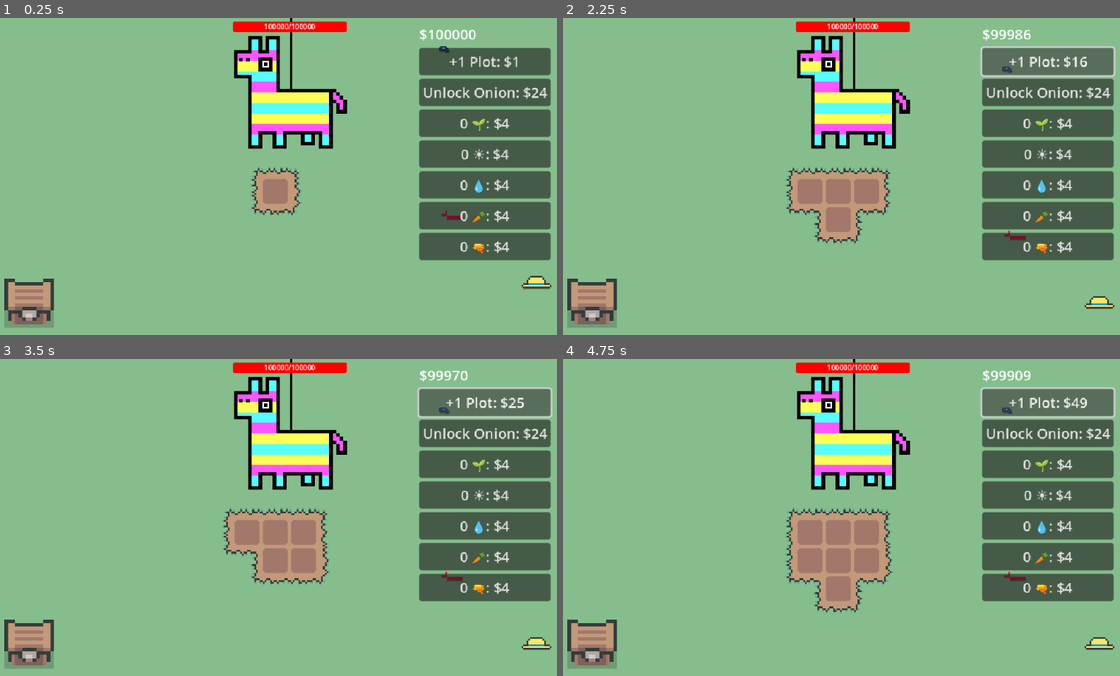
Above: before the commit, frames 1-4 (two rows, left to right).
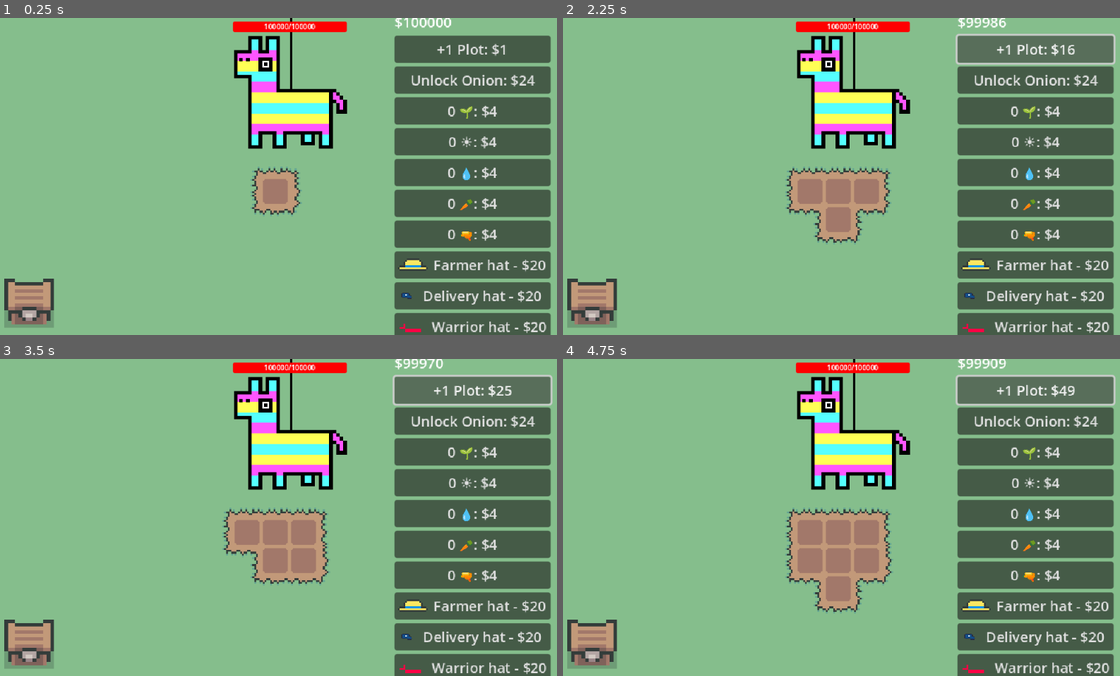
Above: after the commit, the same moments.

Repository: eric-marsh/farminata
Game: Godot game, scene res://scene/scene_switcher.tscn
Same seed, same stepped clock (60 frames per second), same inputs: the game is played once before the commit and once after it. Sound files missing from this copy of the repository are replaced by a short silence.
Inputs:
- Up to frame 1 (0.25 s): no input
- Up to frame 2 (2.25 s): click "+1 Plot: $1" at 0.5 s; click "+1 Plot: $4" at 1.25 s; click "+1 Plot: $9" at 2 s
- Up to frame 3 (3.5 s): click "+1 Plot: $16" at 2.75 s
- Up to frame 4 (4.75 s): click "+1 Plot: $25" at 3.5 s; click "+1 Plot: $36" at 4.25 s

The runs differ from the first frame. In frame 1, 15% of the frame differs, in the area x 70-99%, y 0-100%; in frame 2, 16%; in frame 3, 16%; in frame 4, 16%, in the area x 70-100%, y 0-100%.

Commit message:
hat buttons

Diff:
--- a/scene/canvas_layer.tscn
+++ b/scene/canvas_layer.tscn
@@ -1,6 +1,9 @@
-[gd_scene load_steps=3 format=3 uid="uid://jida1cnc03um"]
+[gd_scene load_steps=6 format=3 uid="uid://jida1cnc03um"]
 
 [ext_resource type="Script" uid="uid://dsnsjjq5kuc1g" path="res://script/canvas_layer.gd" id="1_xp8f4"]
+[ext_resource type="Texture2D" uid="uid://c2bsooqksa4j0" path="res://img/helper/farmer_hat.png" id="2_oc3i3"]
+[ext_resource type="Texture2D" uid="uid://mf5rpqaai70l" path="res://img/helper/delivery_hat.png" id="3_f60wf"]
+[ext_resource type="Texture2D" uid="uid://b3av6rfxcn5ss" path="res://img/helper/attack_hat.png" id="4_vqic1"]
 
 [sub_resource type="Theme" id="Theme_xp8f4"]
 
@@ -59,6 +62,21 @@
 theme = SubResource("Theme_xp8f4")
 text = "0 🌱 - 10"
 
+[node name="AddFarmerHatButton" type="Button" parent="MarginContainer/VBoxContainer"]
+layout_mode = 2
+text = "Farmer hat - $20"
+icon = ExtResource("2_oc3i3")
+
+[node name="AddDeliveryHatButton" type="Button" parent="MarginContainer/VBoxContainer"]
+layout_mode = 2
+text = "Delivery hat - $20"
+icon = ExtResource("3_f60wf")
+
+[node name="AddAttackHatButton" type="Button" parent="MarginContainer/VBoxContainer"]
+layout_mode = 2
+text = "Warrior hat - $20"
+icon = ExtResource("4_vqic1")
+
 [connection signal="pressed" from="MarginContainer/VBoxContainer/PlotButton" to="." method="_on_plot_button_pressed"]
 [connection signal="pressed" from="MarginContainer/VBoxContainer/OnionButton" to="." method="_on_onion_button_pressed"]
 [connection signal="pressed" from="MarginContainer/VBoxContainer/AddSeedHelperButton" to="." method="_on_add_seed_helper_button_pressed"]
@@ -66,3 +84,6 @@
 [connection signal="pressed" from="MarginContainer/VBoxContainer/AddWaterHelperButton" to="." method="_on_add_water_helper_button_pressed"]
 [connection signal="pressed" from="MarginContainer/VBoxContainer/AddPluckHelperButton" to="." method="_on_add_pluck_helper_button_pressed"]
 [connection signal="pressed" from="MarginContainer/VBoxContainer/AddAttackHelperButton" to="." method="_on_add_attack_helper_button_pressed"]
+[connection signal="pressed" from="MarginContainer/VBoxContainer/AddFarmerHatButton" to="." method="_on_farmer_hat_button_pressed"]
+[connection signal="pressed" from="MarginContainer/VBoxContainer/AddDeliveryHatButton" to="." method="_on_delivery_hat_button_pressed"]
+[connection signal="pressed" from="MarginContainer/VBoxContainer/AddAttackHatButton" to="." method="_on_attack_hat_button_pressed"]
--- a/script/canvas_layer.gd
+++ b/script/canvas_layer.gd
@@ -2,6 +2,10 @@
 class_name canvas_layer
 
 @onready var onion_button = $MarginContainer/VBoxContainer/OnionButton
+
+@onready var add_farmer_hat_button = $MarginContainer/VBoxContainer/AddFarmerHatButton
+@onready var add_delivery_hat_button = $MarginContainer/VBoxContainer/AddDeliveryHatButton
+@onready var add_attack_hat_button = $MarginContainer/VBoxContainer/AddAttackHatButton
 
 
 
@@ -42,6 +46,20 @@
 		var onion_price = Prices.get_upgrade_price(Enum.Upgrade_Type.UnlockOnion)
 		onion_button.text = "Unlock Onion: $" + str(onion_price)
 		onion_button.disabled = onion_price > money
+
+	# update hat buttons
+	var hat_price = Prices.get_upgrade_price(Enum.Upgrade_Type.AddHat)
+	add_farmer_hat_button.text = "Farmer hat - $" + str(hat_price)
+	add_farmer_hat_button.disabled = hat_price > money
+
+	add_delivery_hat_button.text = "Delivery hat - $" + str(hat_price)
+	add_delivery_hat_button.disabled = hat_price > money
+
+	add_attack_hat_button.text = "Warrior hat - $" + str(hat_price)
+	add_attack_hat_button.disabled = hat_price > money
+
+
+
 
 func _on_plot_button_pressed() -> void:
 	var plot_price = Prices.get_upgrade_price(Enum.Upgrade_Type.AddPlot)
@@ -89,3 +107,30 @@
 
 func _on_add_attack_helper_button_pressed() -> void:
 	add_helper_button_pressed(Enum.Upgrade_Type.AddAttackHelper, Enum.Helper_Type.Attack)
+
+var spawn_hat_pos: Vector2 = Vector2(64, 64)
+func _on_farmer_hat_button_pressed():
+	if !Globals.Main:
+		return
+	var hat_price = Prices.get_upgrade_price(Enum.Upgrade_Type.AddHat)
+	Globals.Main.change_money(-hat_price)
+	var d = DropUtil.spawn_droppable(Enum.Drop_Type.Farm_Hat, spawn_hat_pos + Util.random_offset(32), Vector2.ZERO, Vector2.ZERO)
+	update_money_counter()
+
+
+func _on_delivery_hat_button_pressed():
+	if !Globals.Main:
+		return
+	var hat_price = Prices.get_upgrade_price(Enum.Upgrade_Type.AddHat)
+	Globals.Main.change_money(-hat_price)
+	var d = DropUtil.spawn_droppable(Enum.Drop_Type.Delivery_Hat, spawn_hat_pos + Util.random_offset(32), Vector2.ZERO, Vector2.ZERO)
+	update_money_counter()
+
+
+func _on_attack_hat_button_pressed():
+	if !Globals.Main:
+		return
+	var hat_price = Prices.get_upgrade_price(Enum.Upgrade_Type.AddHat)
+	Globals.Main.change_money(-hat_price)
+	var d = DropUtil.spawn_droppable(Enum.Drop_Type.Attack_Hat, spawn_hat_pos + Util.random_offset(32), Vector2.ZERO, Vector2.ZERO)
+	update_money_counter()
--- a/script/debug.gd
+++ b/script/debug.gd
@@ -23,4 +23,4 @@
 var DISABLE_ZOOM: bool = true
 
 
-var SPAWN_HATS: bool = true
+var SPAWN_HATS: bool = false
--- a/script/droppable.gd
+++ b/script/droppable.gd
@@ -66,6 +66,7 @@
 			h.target_droppable = self
 			h.set_state(Enum.Helper_State.Get_Item)
 
+
 	if Debug.DEBUG_DROPPABLE_MOVE_TO_TARGET and moving_to_target:
 		var dir = (target_position - global_position).normalized()
 		velocity = dir * speed
--- a/script/enum.gd
+++ b/script/enum.gd
@@ -8,7 +8,10 @@
 
 enum Slot_Pos {Left, Middle, Right}
 
-enum Upgrade_Type { AddPlot, UnlockOnion, AddSeedHelper, AddSunHelper, AddWaterHelper, AddPluckHelper, AddAttackHelper }
+enum Upgrade_Type { AddPlot, UnlockOnion, AddSeedHelper,
+AddSunHelper, AddWaterHelper, AddPluckHelper, AddAttackHelper,
+AddHat
+ }
 
 enum Dir { Left, Right, Up, Down}
 enum Helper_State { Idle, Wander, Get_Item, Deliver_Item, Pluck_Crop, Attack }
--- a/script/prices.gd
+++ b/script/prices.gd
@@ -25,3 +25,5 @@
 			return max(4, State.num_attack_helpers * State.num_attack_helpers * 10)
 		Enum.Upgrade_Type.UnlockOnion:
 			return 24
+		Enum.Upgrade_Type.AddHat:
+			return 20
